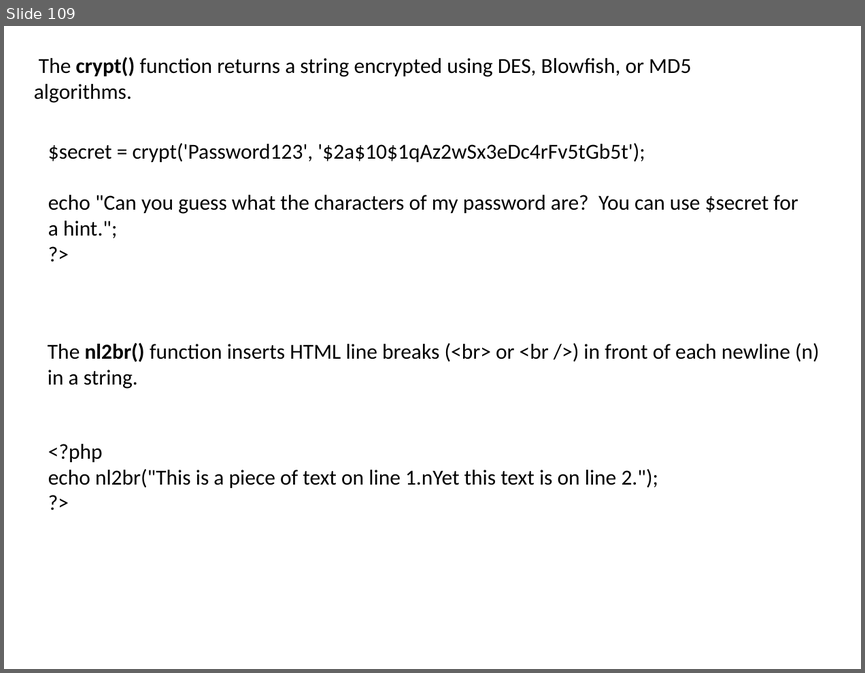
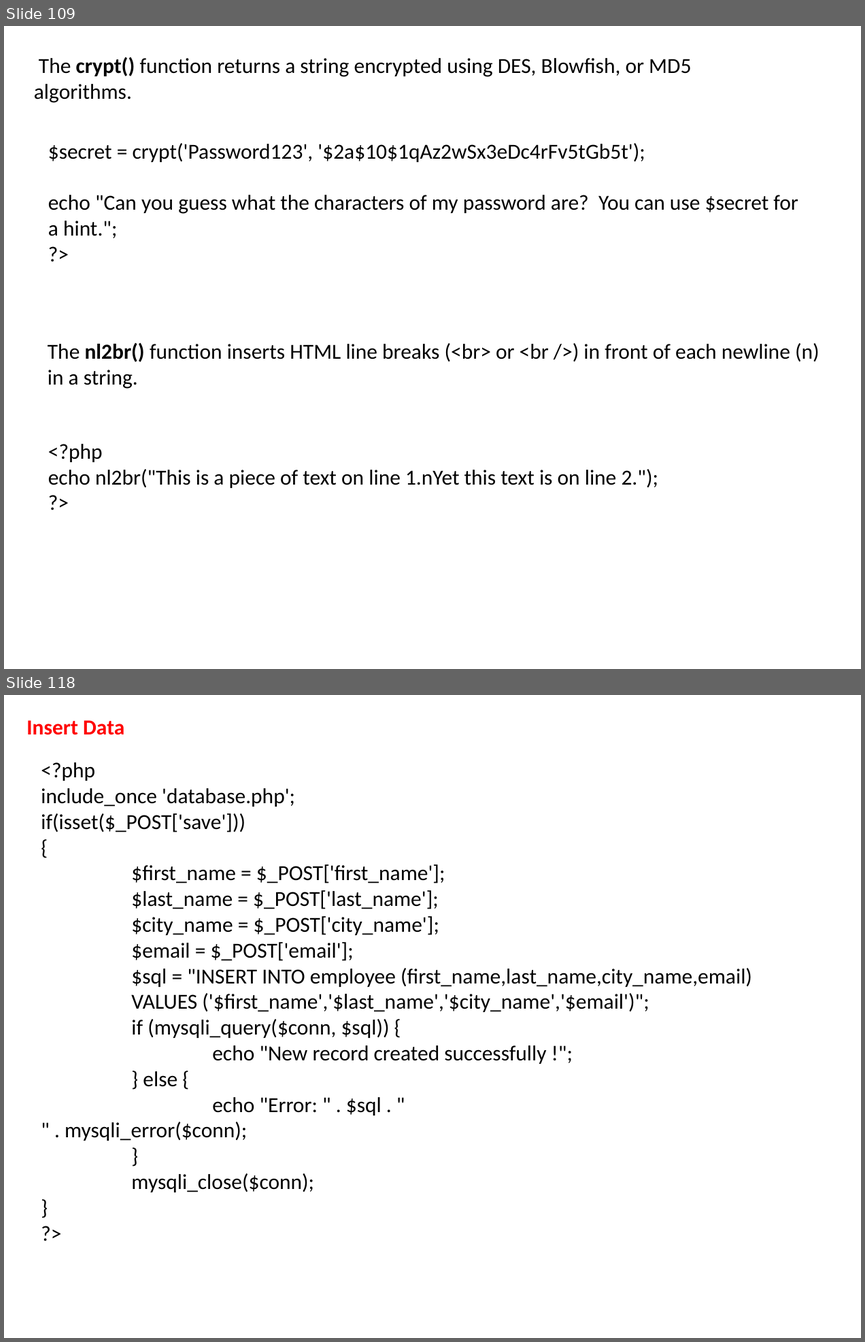
Before and after one commit to sanjay70sharma/PHP, a slide deck: PHP.pptx. Shown one above the other, each under a label of ours: slide 109 before the commit, slides 109 and 118 after it; the slides between them are not shown. The pictures are 865x673 and 865x1342 pixels, drawn with LibreOffice and Linux fonts; fonts in the diff are those of the drawing. Boxes give left, top, right and bottom in pixels: in the first picture for what was removed or moved away, otherwise in the second. Text is boxed around its words. In the diff, an @@ line names an element or a change of style, - is before the commit and + after.

```diff
--- a/PHP.pptx
+++ b/PHP.pptx
@@ slide 118 added at box(4, 695, 861, 1338), background #FFFFFF @@
@@ text added at box(26, 720, 124, 735), 18 pt, text #FF0000, bold @@
+Insert Data
@@ text added at box(41, 762, 752, 1192), 18 pt, text #000000 @@
+<?php
+include_once 'database.php';
+if(isset($_POST['save']))
+{
+$first_name = $_POST['first_name'];
+$last_name = $_POST['last_name'];
+$city_name = $_POST['city_name'];
+$email = $_POST['email'];
+$sql = "INSERT INTO employee (first_name,last_name,city_name,email)
+VALUES ('$first_name','$last_name','$city_name','$email')";
+if (mysqli_query($conn, $sql)) {
+echo "New record created successfully !";
+} else {
+echo "Error: " . $sql . "
+" . mysqli_error($conn);
+}
+mysqli_close($conn);
+}
+?>
```
Also in this commit, not shown: 26 other slides added.
